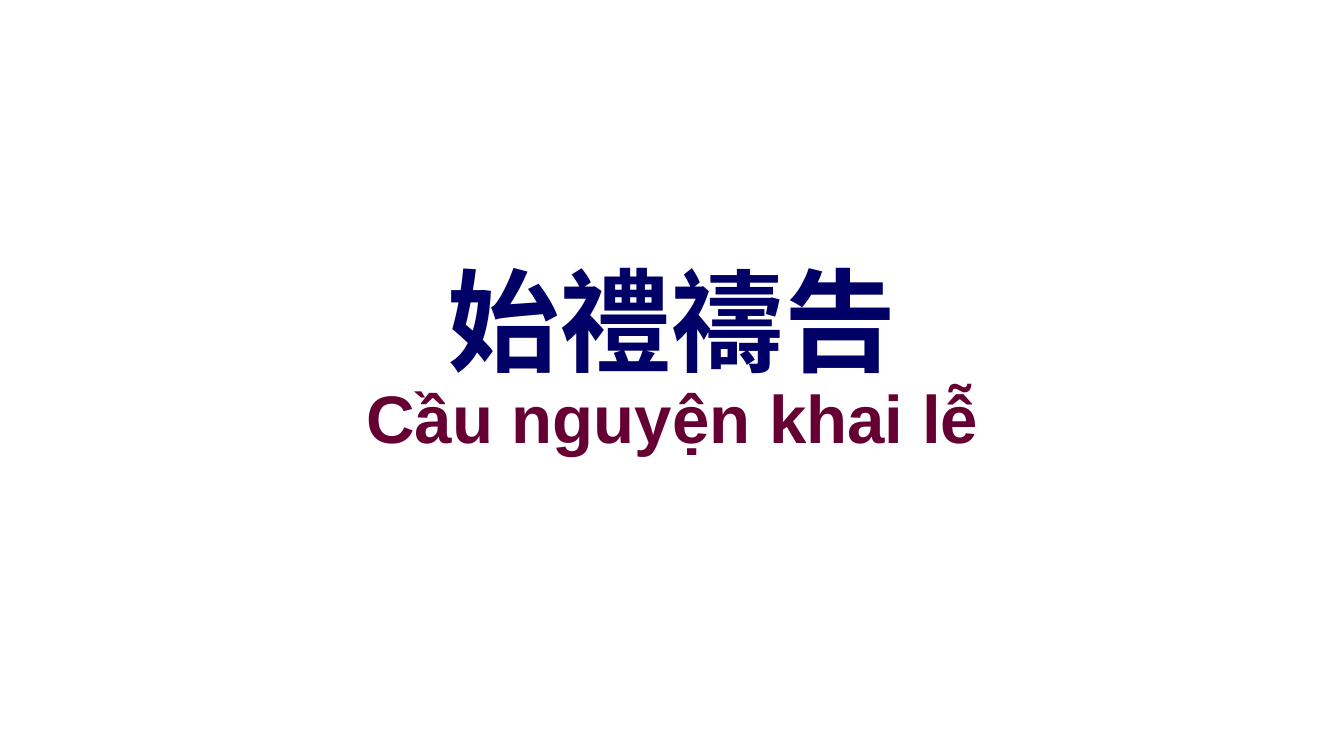
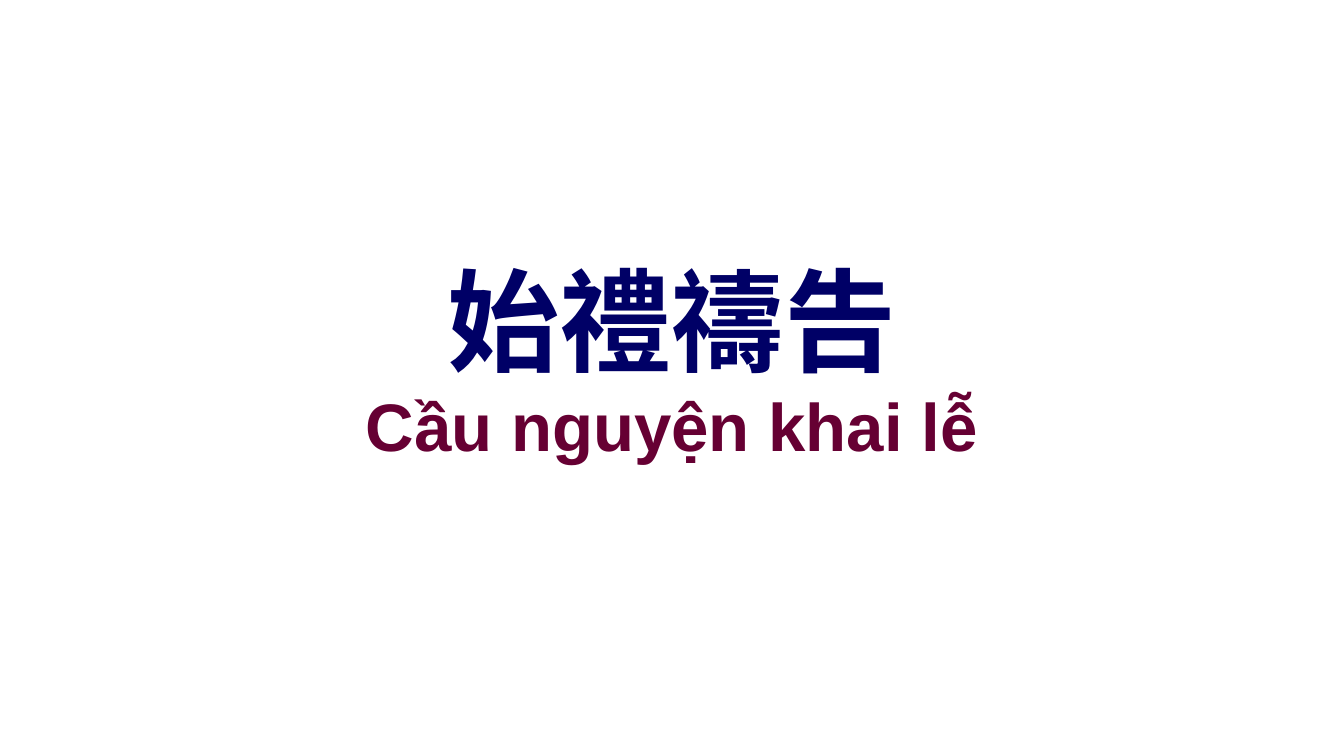
Before and after one commit to batisuoc/other-ppts, a slide deck: slide 6 of 聯合崇拜流程.pptx (slide 5 before the commit). Drawn at 1344x756 pixels with LibreOffice and Linux fonts; fonts in the diff are those of the drawing; background and template pictures are left out. Boxes give left, top, right and bottom in pixels: in the first picture for what was removed or moved away, otherwise in the second. Text is boxed around its words. In the diff, an @@ line names an element or a change of style, - is before the commit and + after.

```diff
--- a/聯合崇拜流程.pptx
+++ b/聯合崇拜流程.pptx
@@ text "Cầu nguyện khai lễ": place and size @@
-text "Cầu nguyện khai lễ" at <box>366,389,978,455</box>
+text "Cầu nguyện khai lễ" at <box>366,398,977,464</box>
```
Also in this commit, not shown: 13 other slides changed, 15 slides added, 1 slide removed.
